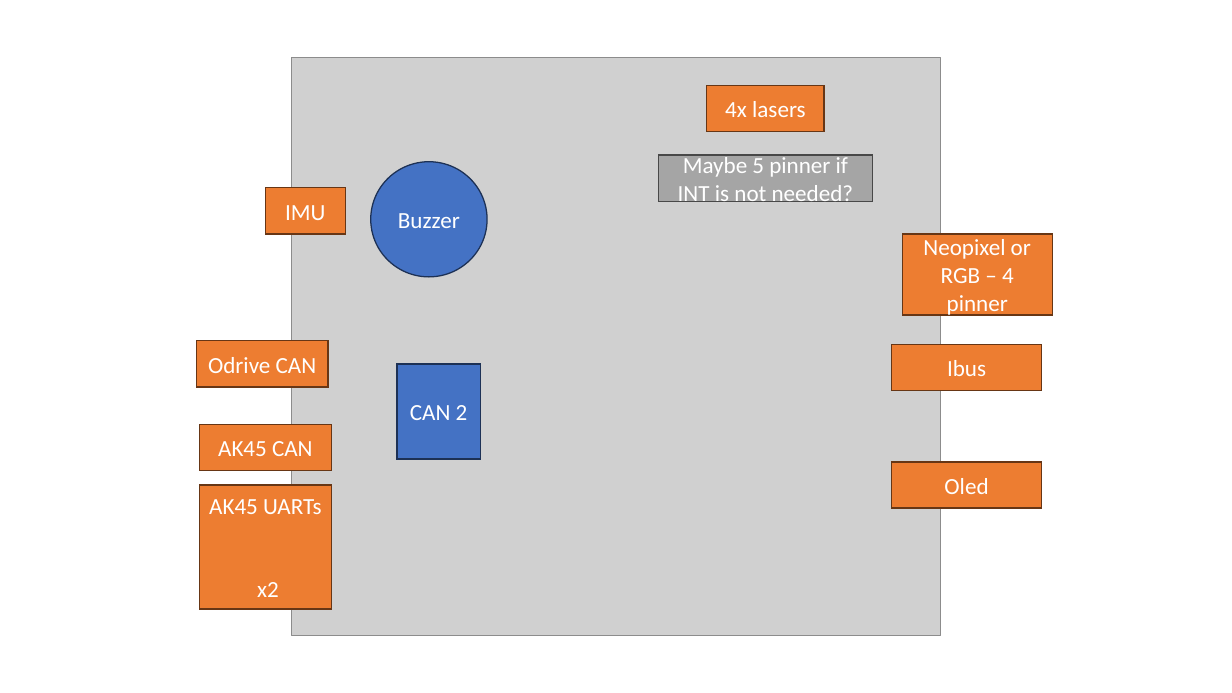
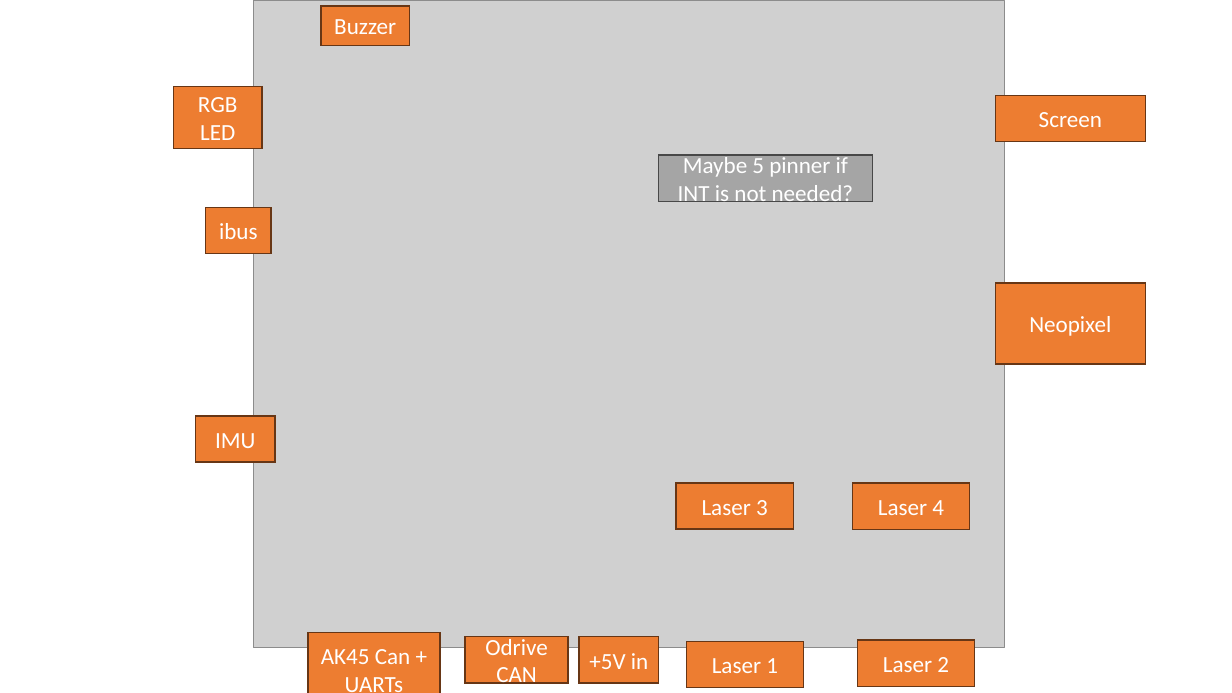
Before and after one commit to fernandomierhicks/wheeled-leg-robot, a slide deck: slide 1 of components/datasheets/custom board/connectors.pptx. Drawn at 1232x693 pixels with LibreOffice and Linux fonts; fonts in the diff are those of the drawing; grey boxes stand for pictures. Boxes give left, top, right and bottom in pixels: in the first picture for what was removed or moved away, otherwise in the second. Text is boxed around its words. In the diff, an @@ line names an element or a change of style, - is before the commit and + after.

```diff
--- a/components/datasheets/custom board/connectors.pptx
+++ b/components/datasheets/custom board/connectors.pptx
@@ picture at bbox=[253, 0, 1005, 648]: rotation 0 to 270 degrees @@
@@ rectangle "Buzzer": place and size @@
-rectangle "Buzzer" at bbox=[371, 162, 487, 277]
+rectangle "Buzzer" at bbox=[321, 6, 409, 46]
@@ rectangle "Buzzer" at bbox=[321, 6, 409, 46]: ellipse to rectangle; fill #4472C4 to #ED7D31; outline #1E3256 1 pt to #683715 1 pt @@
@@ rectangle added at bbox=[174, 86, 262, 148], fill #ED7D31, outline #683715 1 pt, 18 pt, text #FFFFFF @@
+RGB LED
@@ rectangle removed at bbox=[707, 86, 824, 132] @@
-4x lasers
@@ rectangle added at bbox=[995, 95, 1145, 141], fill #ED7D31, outline #683715 1 pt, 18 pt, text #FFFFFF @@
+Screen
@@ rectangle "ibus": place and size @@
-rectangle "ibus" at bbox=[892, 345, 1042, 391]
+rectangle "ibus" at bbox=[206, 207, 271, 253]
@@ text in rectangle at bbox=[219, 223, 258, 239]: text changed @@
-Ibus
+ibus
@@ rectangle "Neopixel": place and size @@
-rectangle "Neopixel" at bbox=[902, 234, 1052, 315]
+rectangle "Neopixel" at bbox=[995, 283, 1145, 364]
@@ text in rectangle at bbox=[1029, 316, 1111, 336]: text changed @@
-Neopixel or RGB – 4 pinner
+Neopixel
@@ rectangle removed at bbox=[397, 364, 481, 459] @@
-CAN 2
@@ rectangle "IMU": place and size @@
-rectangle "IMU" at bbox=[265, 188, 345, 234]
+rectangle "IMU" at bbox=[195, 416, 274, 462]
@@ rectangle removed at bbox=[200, 424, 332, 470] @@
-AK45 CAN
@@ rectangle removed at bbox=[892, 462, 1042, 508] @@
-Oled
@@ rectangle added at bbox=[677, 483, 794, 530], fill #ED7D31, outline #683715 1 pt, 18 pt, text #FFFFFF @@
+Laser 3
@@ rectangle added at bbox=[852, 483, 970, 530], fill #ED7D31, outline #683715 1 pt, 18 pt, text #FFFFFF @@
+Laser 4
@@ rectangle "AK45 Can + UARTs": place and size @@
-rectangle "AK45 Can + UARTs" at bbox=[200, 485, 332, 609]
+rectangle "AK45 Can + UARTs" at bbox=[308, 632, 440, 693]
@@ text in rectangle at bbox=[321, 649, 411, 692]: text changed @@
-AK45 UARTs
-x2
+AK45 Can + UARTs
@@ rectangle "Odrive CAN": place and size @@
-rectangle "Odrive CAN" at bbox=[196, 341, 328, 387]
+rectangle "Odrive CAN" at bbox=[465, 637, 568, 683]
@@ rectangle added at bbox=[579, 637, 659, 683], fill #ED7D31, outline #683715 1 pt, 18 pt, text #FFFFFF @@
++5V in
@@ rectangle added at bbox=[687, 641, 804, 688], fill #ED7D31, outline #683715 1 pt, 18 pt, text #FFFFFF @@
+Laser 1
@@ rectangle added at bbox=[858, 640, 975, 687], fill #ED7D31, outline #683715 1 pt, 18 pt, text #FFFFFF @@
+Laser 2
```
Also in this commit, not shown: 1 slide added, 14 other files.
